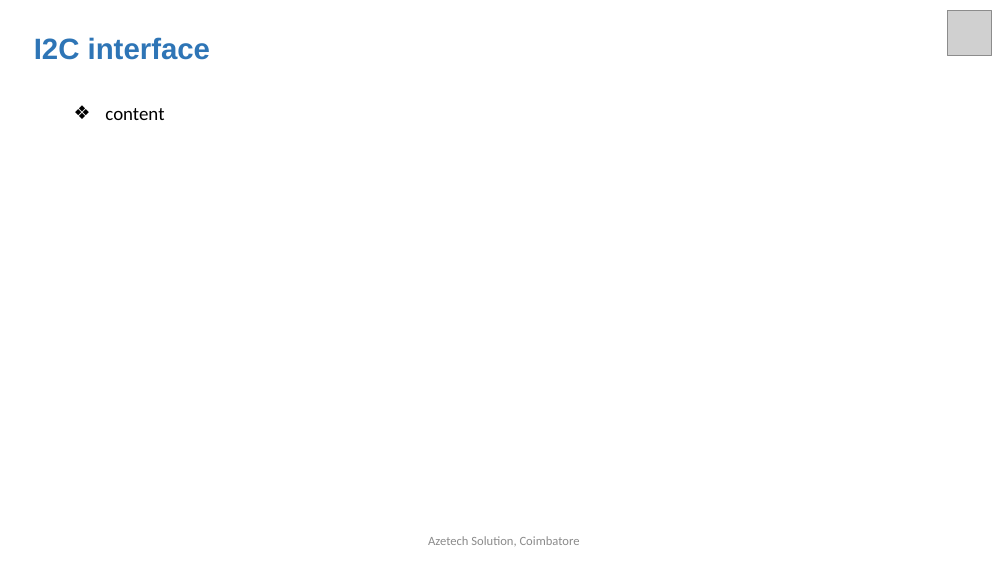
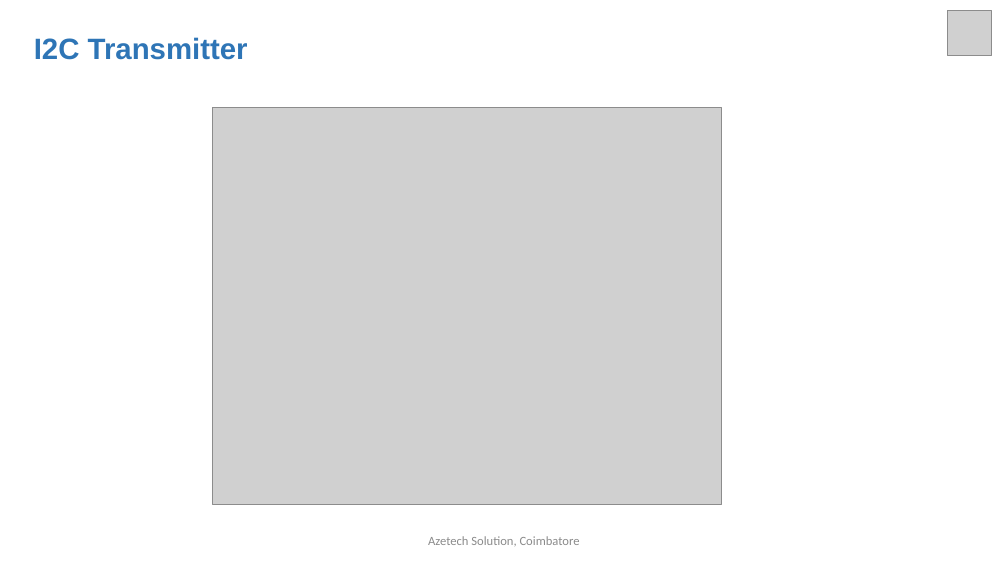
Before and after one commit to arulnelson/AZETECH-CLASS-NOTES, a slide deck: slide 18 of STM32_DOCS/I2C_in_STM32.pptx (slide 17 before the commit). Drawn at 1008x567 pixels with LibreOffice and Linux fonts; fonts in the diff are those of the drawing; grey boxes stand for pictures. Boxes give left, top, right and bottom in pixels: in the first picture for what was removed or moved away, otherwise in the second. Text is boxed around its words. In the diff, an @@ line names an element or a change of style, - is before the commit and + after.

```diff
--- a/STM32_DOCS/I2C_in_STM32.pptx
+++ b/STM32_DOCS/I2C_in_STM32.pptx
@@ text at bbox=[34, 37, 248, 60]: text changed @@
-I2C interface
+I2C Transmitter
@@ text removed at bbox=[105, 108, 164, 120] @@
-❖ content
@@ picture added at bbox=[212, 107, 721, 504] @@
```
Also in this commit, not shown: 6 other slides changed, 2 slides added.
